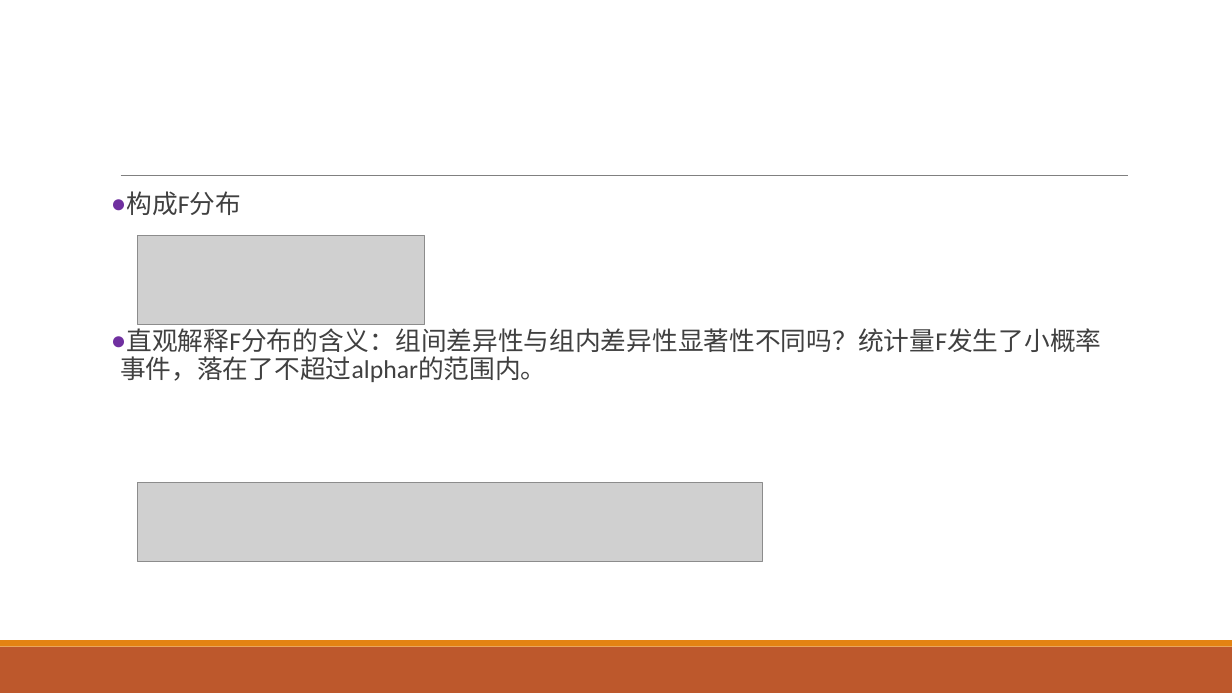
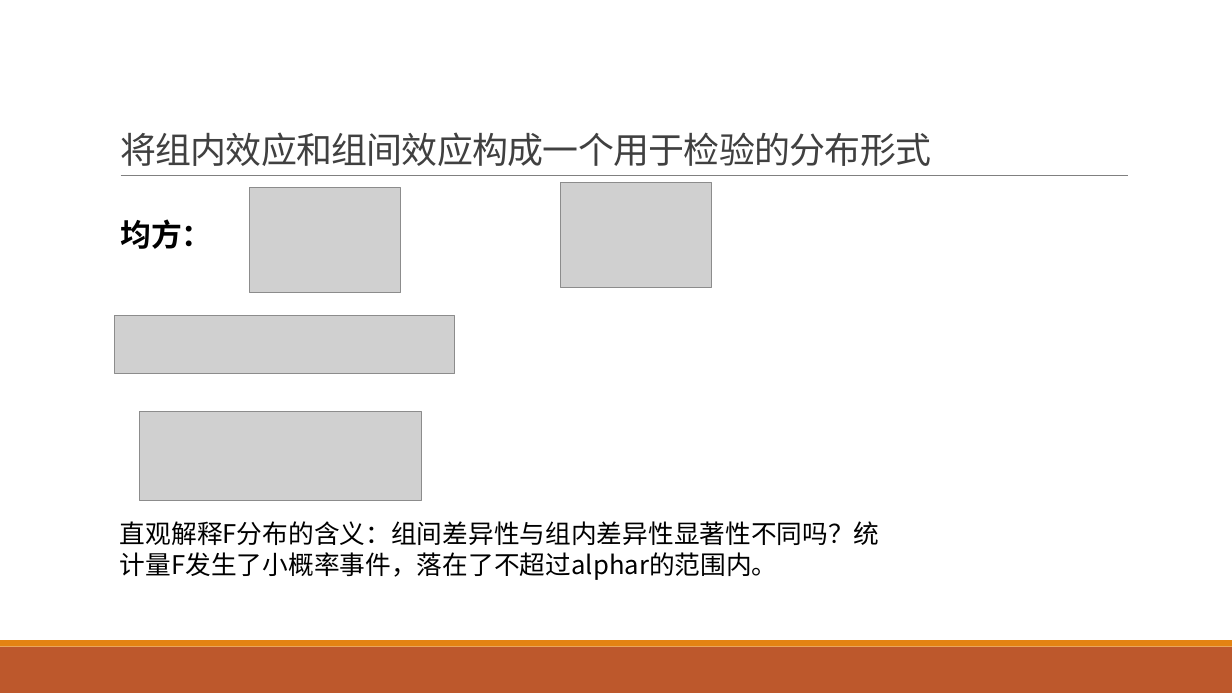
Before and after one commit to exoplanetX/DataAnalytics, a slide deck: slide 19 of 数据分析-4-非参数分析.pptx (slide 18 before the commit). Drawn at 1232x693 pixels with LibreOffice and Linux fonts; fonts in the diff are those of the drawing; grey boxes stand for pictures. Boxes give left, top, right and bottom in pixels: in the first picture for what was removed or moved away, otherwise in the second. Text is boxed around its words. In the diff, an @@ line names an element or a change of style, - is before the commit and + after.

```diff
--- a/数据分析-4-非参数分析.pptx
+++ b/数据分析-4-非参数分析.pptx
@@ title added at box(120, 132, 931, 166), 28 pt, text #404040 @@
+将组内效应和组间效应构成一个用于检验的分布形式
@@ text at box(126, 191, 241, 215): paragraph removed @@
-● 构成F分布
@@ picture added at box(250, 188, 401, 293) @@
@@ picture added at box(560, 182, 712, 287) @@
@@ text added at box(120, 219, 212, 249), 24 pt, text #000000, bold @@
+均方：
@@ picture removed at box(138, 235, 425, 323) @@
@@ picture added at box(115, 315, 455, 374) @@
@@ picture added at box(140, 411, 421, 500) @@
@@ picture removed at box(138, 482, 762, 562) @@
@@ text "直观解释F分布的含义：组间差异性与组内差异性显著性不同吗？统计量F发生了小概率事件，落在了不超过alphar的范围内。": place and size @@
-text "直观解释F分布的含义：组间差异性与组内差异性显著性不同吗？统计量F发生了小概率事件，落在了不超过alphar的范围内。" at box(120, 191, 1101, 382)
+text "直观解释F分布的含义：组间差异性与组内差异性显著性不同吗？统计量F发生了小概率事件，落在了不超过alphar的范围内。" at box(120, 521, 880, 580)
@@ text "直观解释F分布的含义：组间差异性与组内差异性显著性不同吗？统计量F发生了小概率事件，落在了不超过alphar的范围内。" at box(120, 521, 880, 580): font Calibri to Noto Sans CJK SC, text colour #404040 to #000000; bullet ● to none; line spacing 0.9 to 1; less space between paragraphs @@
```
Also in this commit, not shown: 1 other slide changed, 2 slides added.
